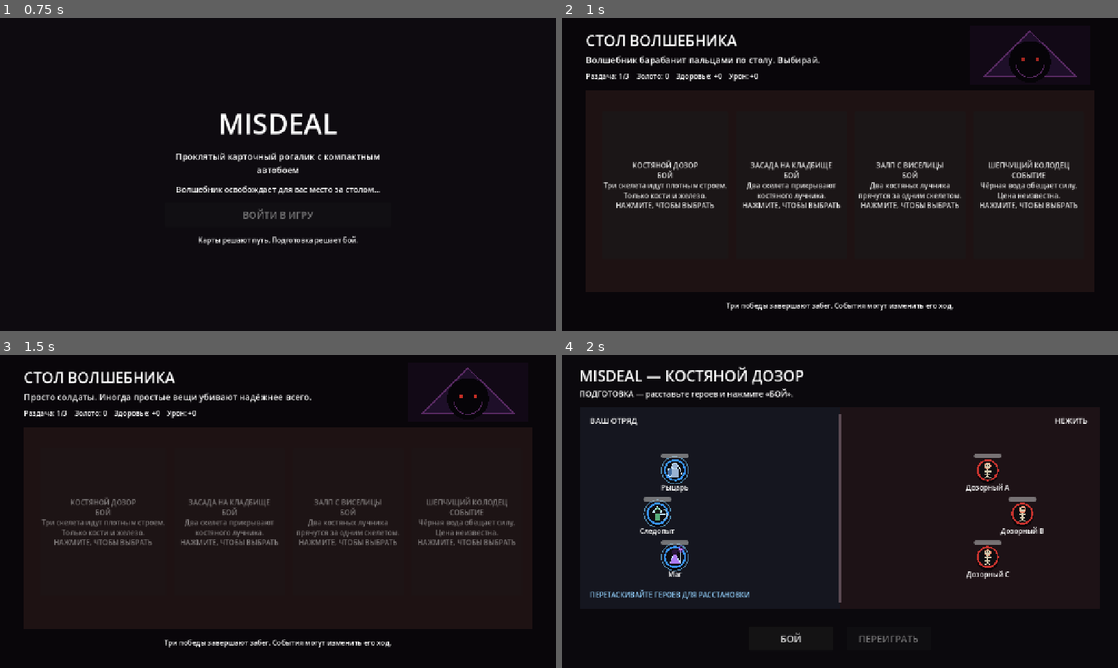
Above: before the commit, frames 1-4 (two rows, left to right).
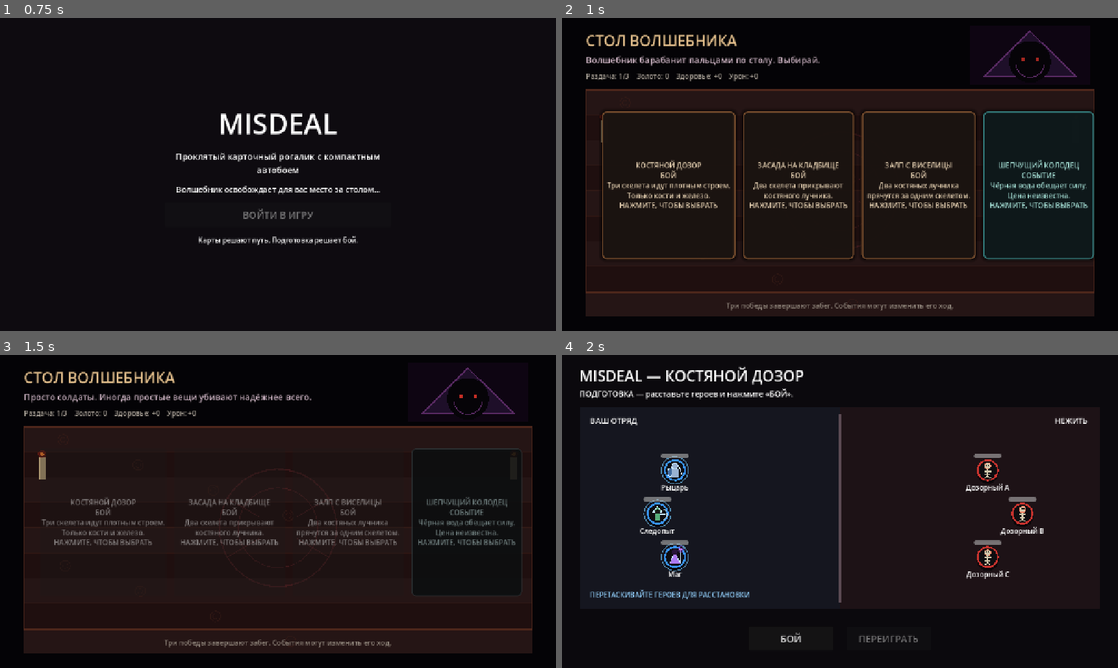
Above: after the commit, the same moments.

Repository: zampolit73/Misdeal
Game: Godot game, scene res://scenes/main/main.tscn
Same seed, same stepped clock (60 frames per second), same inputs: the game is played once before the commit and once after it.
Inputs:
- Up to frame 1 (0.75 s): click "ВОЙТИ В ИГРУ" at 0.5 s
- Up to frame 2 (1 s): no input
- Up to frame 3 (1.5 s): click "КОСТЯНОЙ ДОЗОР БОЙ Три скелет…" at 1.25 s
- Up to frame 4 (2 s): no input

Frame 1 is identical in both runs. In frame 2, 15% of the frame differs, in the area x 4-96%, y 5-96%; in frame 3, 9.4%; in frame 4, nothing differs.

Commit message:
Style cursed table and cards

Diff:
--- a/scenes/table/table.tscn
+++ b/scenes/table/table.tscn
@@ -1,7 +1,96 @@
-[gd_scene load_steps=3 format=3]
+[gd_scene load_steps=9 format=3]
 
 [ext_resource type="Script" path="res://scripts/table/table.gd" id="1_table"]
 [ext_resource type="Script" path="res://scripts/table/wizard_portrait.gd" id="2_wizard"]
+[ext_resource type="Script" path="res://scripts/table/table_visual.gd" id="3_table_visual"]
+
+[sub_resource type="StyleBoxFlat" id="CardNormal"]
+bg_color = Color(0.105, 0.075, 0.065, 0.98)
+border_width_left = 3
+border_width_top = 3
+border_width_right = 3
+border_width_bottom = 3
+border_color = Color(0.48, 0.31, 0.18, 1)
+corner_radius_top_left = 10
+corner_radius_top_right = 10
+corner_radius_bottom_right = 10
+corner_radius_bottom_left = 10
+shadow_color = Color(0, 0, 0, 0.55)
+shadow_size = 9
+content_margin_left = 12.0
+content_margin_top = 12.0
+content_margin_right = 12.0
+content_margin_bottom = 12.0
+
+[sub_resource type="StyleBoxFlat" id="CardHover"]
+bg_color = Color(0.16, 0.095, 0.075, 1)
+border_width_left = 3
+border_width_top = 3
+border_width_right = 3
+border_width_bottom = 3
+border_color = Color(0.78, 0.53, 0.25, 1)
+corner_radius_top_left = 10
+corner_radius_top_right = 10
+corner_radius_bottom_right = 10
+corner_radius_bottom_left = 10
+shadow_color = Color(0.25, 0.08, 0.02, 0.55)
+shadow_size = 12
+content_margin_left = 12.0
+content_margin_top = 12.0
+content_margin_right = 12.0
+content_margin_bottom = 12.0
+
+[sub_resource type="StyleBoxFlat" id="EventNormal"]
+bg_color = Color(0.055, 0.095, 0.105, 0.98)
+border_width_left = 3
+border_width_top = 3
+border_width_right = 3
+border_width_bottom = 3
+border_color = Color(0.20, 0.48, 0.48, 1)
+corner_radius_top_left = 10
+corner_radius_top_right = 10
+corner_radius_bottom_right = 10
+corner_radius_bottom_left = 10
+shadow_color = Color(0, 0, 0, 0.55)
+shadow_size = 9
+content_margin_left = 12.0
+content_margin_top = 12.0
+content_margin_right = 12.0
+content_margin_bottom = 12.0
+
+[sub_resource type="StyleBoxFlat" id="EventHover"]
+bg_color = Color(0.07, 0.15, 0.16, 1)
+border_width_left = 3
+border_width_top = 3
+border_width_right = 3
+border_width_bottom = 3
+border_color = Color(0.38, 0.78, 0.72, 1)
+corner_radius_top_left = 10
+corner_radius_top_right = 10
+corner_radius_bottom_right = 10
+corner_radius_bottom_left = 10
+shadow_color = Color(0.02, 0.20, 0.19, 0.50)
+shadow_size = 12
+content_margin_left = 12.0
+content_margin_top = 12.0
+content_margin_right = 12.0
+content_margin_bottom = 12.0
+
+[sub_resource type="StyleBoxFlat" id="EventDisabled"]
+bg_color = Color(0.045, 0.055, 0.06, 0.88)
+border_width_left = 2
+border_width_top = 2
+border_width_right = 2
+border_width_bottom = 2
+border_color = Color(0.18, 0.24, 0.25, 0.65)
+corner_radius_top_left = 10
+corner_radius_top_right = 10
+corner_radius_bottom_right = 10
+corner_radius_bottom_left = 10
+content_margin_left = 12.0
+content_margin_top = 12.0
+content_margin_right = 12.0
+content_margin_bottom = 12.0
 
 [node name="Table" type="Control"]
 layout_mode = 3
@@ -20,15 +109,15 @@
 anchor_bottom = 1.0
 grow_horizontal = 2
 grow_vertical = 2
-color = Color(0.035, 0.025, 0.04, 1)
-
-[node name="TableSurface" type="ColorRect" parent="."]
+color = Color(0.018, 0.014, 0.024, 1)
+
+[node name="TableSurface" type="Control" parent="."]
 mouse_filter = 2
 offset_left = 55.0
 offset_top = 165.0
 offset_right = 1225.0
 offset_bottom = 630.0
-color = Color(0.12, 0.07, 0.075, 1)
+script = ExtResource("3_table_visual")
 
 [node name="Title" type="Label" parent="."]
 mouse_filter = 2
@@ -36,6 +125,7 @@
 offset_top = 28.0
 offset_right = 500.0
 offset_bottom = 74.0
+theme_override_colors/font_color = Color(0.88, 0.74, 0.54, 1)
 theme_override_font_sizes/font_size = 34
 text = "СТОЛ ВОЛШЕБНИКА"
 
@@ -45,6 +135,7 @@
 offset_top = 82.0
 offset_right = 900.0
 offset_bottom = 118.0
+theme_override_colors/font_color = Color(0.82, 0.72, 0.78, 1)
 theme_override_font_sizes/font_size = 20
 text = "Волшебник барабанит пальцами по столу. Выбирай."
 
@@ -54,6 +145,7 @@
 offset_top = 122.0
 offset_right = 900.0
 offset_bottom = 150.0
+theme_override_colors/font_color = Color(0.64, 0.61, 0.57, 1)
 theme_override_font_sizes/font_size = 16
 text = "Раздача: 1/3    Золото: 0    Здоровье: +0    Урон: +0"
 
@@ -63,7 +155,7 @@
 offset_top = 18.0
 offset_right = 1215.0
 offset_bottom = 152.0
-color = Color(0.07, 0.035, 0.085, 1)
+color = Color(0.055, 0.022, 0.07, 1)
 
 [node name="WizardPortrait" type="Control" parent="."]
 mouse_filter = 2
@@ -84,25 +176,47 @@
 [node name="BonePatrolCard" type="Button" parent="Cards"]
 custom_minimum_size = Vector2(255, 320)
 layout_mode = 2
-theme_override_font_sizes/font_size = 16
+theme_override_colors/font_color = Color(0.88, 0.80, 0.68, 1)
+theme_override_colors/font_hover_color = Color(1, 0.91, 0.69, 1)
+theme_override_font_sizes/font_size = 16
+theme_override_styles/normal = SubResource("CardNormal")
+theme_override_styles/hover = SubResource("CardHover")
+theme_override_styles/pressed = SubResource("CardHover")
 text = "КОСТЯНОЙ ДОЗОР"
 
 [node name="GraveyardCard" type="Button" parent="Cards"]
 custom_minimum_size = Vector2(255, 320)
 layout_mode = 2
-theme_override_font_sizes/font_size = 16
+theme_override_colors/font_color = Color(0.88, 0.80, 0.68, 1)
+theme_override_colors/font_hover_color = Color(1, 0.91, 0.69, 1)
+theme_override_font_sizes/font_size = 16
+theme_override_styles/normal = SubResource("CardNormal")
+theme_override_styles/hover = SubResource("CardHover")
+theme_override_styles/pressed = SubResource("CardHover")
 text = "ЗАСАДА НА КЛАДБИЩЕ"
 
 [node name="GallowsVolleyCard" type="Button" parent="Cards"]
 custom_minimum_size = Vector2(255, 320)
 layout_mode = 2
-theme_override_font_sizes/font_size = 16
+theme_override_colors/font_color = Color(0.88, 0.80, 0.68, 1)
+theme_override_colors/font_hover_color = Color(1, 0.91, 0.69, 1)
+theme_override_font_sizes/font_size = 16
+theme_override_styles/normal = SubResource("CardNormal")
+theme_override_styles/hover = SubResource("CardHover")
+theme_override_styles/pressed = SubResource("CardHover")
 text = "ЗАЛП С ВИСЕЛИЦЫ"
 
 [node name="WhisperingWellCard" type="Button" parent="Cards"]
 custom_minimum_size = Vector2(255, 320)
 layout_mode = 2
-theme_override_font_sizes/font_size = 16
+theme_override_colors/font_color = Color(0.65, 0.88, 0.84, 1)
+theme_override_colors/font_hover_color = Color(0.78, 1, 0.94, 1)
+theme_override_colors/font_disabled_color = Color(0.42, 0.48, 0.48, 1)
+theme_override_font_sizes/font_size = 16
+theme_override_styles/normal = SubResource("EventNormal")
+theme_override_styles/hover = SubResource("EventHover")
+theme_override_styles/pressed = SubResource("EventHover")
+theme_override_styles/disabled = SubResource("EventDisabled")
 text = "ШЕПЧУЩИЙ КОЛОДЕЦ"
 
 [node name="Hint" type="Label" parent="."]
@@ -111,6 +225,7 @@
 offset_top = 650.0
 offset_right = 1225.0
 offset_bottom = 685.0
+theme_override_colors/font_color = Color(0.56, 0.52, 0.48, 1)
 theme_override_font_sizes/font_size = 16
 text = "Три победы завершают забег. События могут изменить его ход."
 horizontal_alignment = 1
